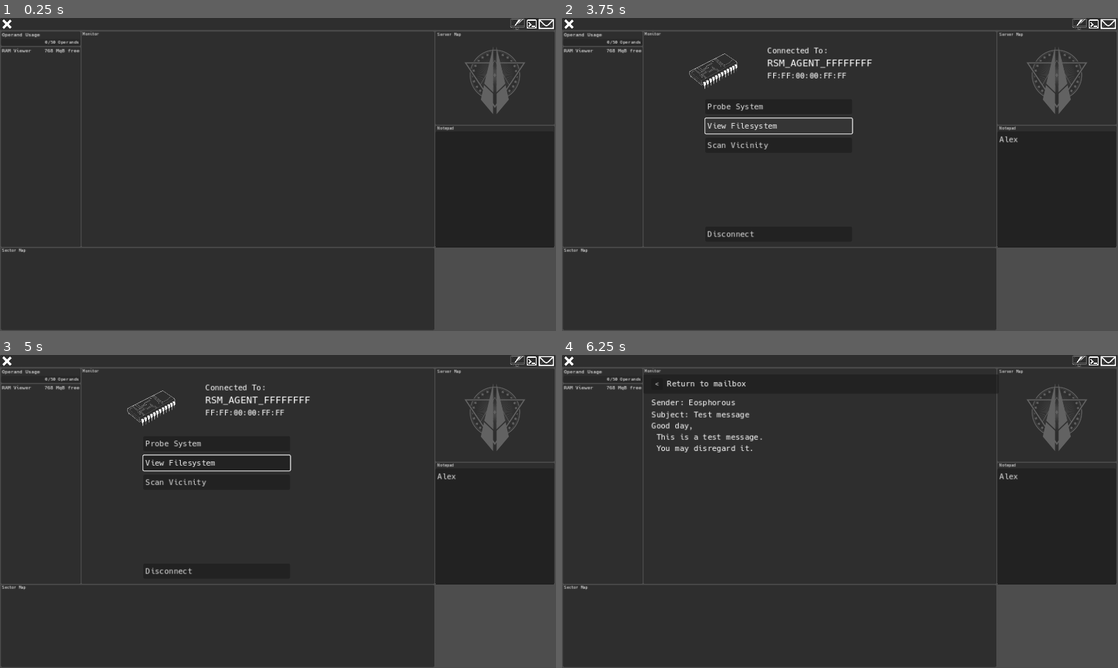
Above: before the commit, frames 1-4 (two rows, left to right).
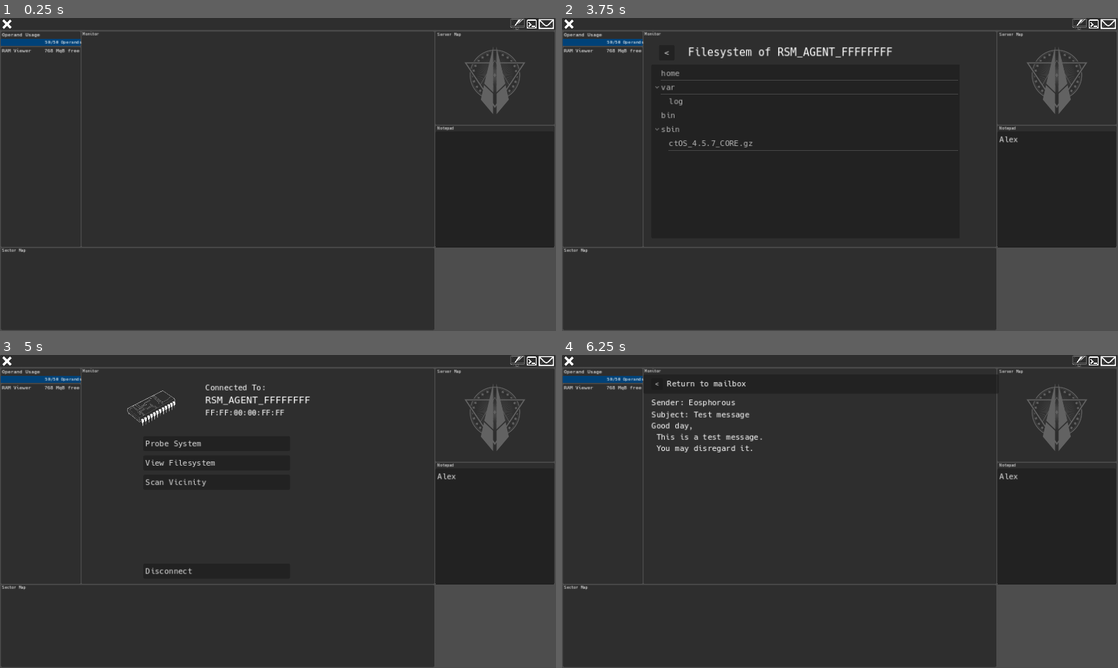
Above: after the commit, the same moments.

Repository: pivinx1/canon
Game: Godot game, scene res://scenes/game.tscn
The game is run twice, just before and just after one commit, with the same random seed, the same clock (stepped at 60 frames per second) and the same inputs. This scene is started directly instead of the project's main scene.
Inputs (mouse positions are in pixels of both pictures, inside the frame that each line leads up to):
- Up to frame 1 (0.25 s): no input
- Up to frame 2 (3.75 s): click (1056, 190) at 0.52 s; type "Alex" at 0.6 s; click (1095, 24) at 1.25 s; click (817, 237) at 2.02 s; type "12" at 2.1 s; click (1079, 24) at 2.75 s; click "View Filesystem" at 3.5 s
- Up to frame 3 (5 s): click (105, 389) at 4.25 s, where only the run after the commit has a clickable "<"
- Up to frame 4 (6.25 s): click (1106, 361) at 5 s; click "Eosphorous" at 5.75 s

The runs differ from the first frame. In frame 1, 0.3% of the frame differs, in the area x 0-15%, y 6-9%; in frame 2, 2.4%, in the area x 0-60%, y 6-70%; in frame 3, 0.6%; in frame 4, 0.3%.
Error before the commit: Invalid call. Nonexistent function 'ceil' in base 'int'. (res://scripts/OperandUsage.gd:14)

Commit message:
filesystems for agents and agent permamency

Diff:
--- a/MonitorView.gd
+++ b/MonitorView.gd
@@ -34,6 +34,14 @@
 	var packedConnection: PackedScene = preload("res://prefab/connection.tscn")
 	var connectionInstance: Node = packedConnection.instantiate()
 	viewport.add_child(connectionInstance)
+	connectionInstance.connect("openFsWindow", _on_open_fs_window)
+
+func _on_open_fs_window():
+	clearViewport()
+	var packedFsViewer: PackedScene = preload("res://prefab/filesystem.tscn")
+	var fsViewerInstance: Node = packedFsViewer.instantiate()
+	viewport.add_child(fsViewerInstance)
+	fsViewerInstance.connect("back", _on_connection_view_pressed)
 
 func clearViewport():
 	var children: Array[Node] = viewport.get_children()
--- /dev/null
+++ b/autoLoads/agentRegistry.gd
@@ -0,0 +1,62 @@
+extends Node
+
+var files = globaldata.loadFiles()
+
+var agentRegistry: Dictionary = {
+
+}
+
+var agentRegistryEntryPrefab = {
+	"hostname": "HOSTNAME",
+	"ports": [],
+	"filesystem": {
+			"home": {
+
+			},
+			"var": {
+				"log": {
+
+				}
+			},
+			"bin": {
+
+			},
+			"sbin": {
+				"ctOS_4.5.7_CORE.gz": files["ctos_agent"]["content"]
+			}
+	}
+}
+
+var sanctifierRegistryEntryPrefab = {
+	"hostname": "HOSTNAME",
+	"ports": [],
+	"filesystem": {
+			"home": {
+
+			},
+			"var": {
+				"log": {
+
+				}
+			},
+			"bin": {
+
+			},
+			"sbin": {
+				"ctOS_4.6.1_R2_SCALE.gz": files["ctos_sanctifier"]["content"]
+			}
+	}
+}
+
+func registerAgent(type: String, hostname: String, address: String, ports: Array[int] = [22, 21, 121]):
+	match type:
+		"agent":
+			var entry = agentRegistryEntryPrefab
+			entry["hostname"] = hostname
+			entry["ports"] = ports
+			agentRegistry[address] = entry
+		"sanctifier":
+			var entry = sanctifierRegistryEntryPrefab
+			entry["hostname"] = hostname
+			entry["ports"] = ports
+			agentRegistry[address] = entry
--- a/autoLoads/globaldata.gd
+++ b/autoLoads/globaldata.gd
@@ -1,6 +1,9 @@
 extends Node
 
 var rng = RandomNumberGenerator.new()
+
+var fileRegistry: String = "res://staticData/files.json"
+var files: Dictionary = loadFiles()
 
 var currentSector: String = "reversetower"
 
@@ -24,7 +27,23 @@
 var connectionDict: Dictionary = {
 	"hostname": "RSM_AGENT_FFFFFFFF",
 	"address": "FF:FF:00:00:FF:FF",
-	"ports": [21, 22, 121, 389]
+	"ports": [21, 22, 121, 389],
+	"filesystem": {
+			"home": {
+
+			},
+			"var": {
+				"log": {
+
+				}
+			},
+			"bin": {
+
+			},
+			"sbin": {
+				"ctOS_4.5.7_CORE.gz": files["ctos_agent"]["content"]
+			}
+	}
 }
 
 const musicDict: Dictionary = {
@@ -85,3 +104,18 @@
 			"sanctifier":
 				const fullAgentNamePlaceholder = "{type}_{name}"
 				return fullAgentNamePlaceholder.format({"type": miscAgentNamingParts[agentType], "name": agentName})
+
+func loadJSON(path: String):
+	if FileAccess.file_exists(path):
+		var dataFile = FileAccess.open(path, FileAccess.READ)
+
+		var parsedResult = JSON.parse_string(dataFile.get_as_text())
+		if parsedResult is Dictionary:
+			return parsedResult
+		else:
+			print("Error reading file")
+	else:
+		print("File doesn't exist")
+
+func loadFiles():
+	return loadJSON(fileRegistry)
--- a/autoLoads/playerData.gd
+++ b/autoLoads/playerData.gd
@@ -1,4 +1,6 @@
 extends Node
+
+var files = globaldata.files
 
 var playerInfoDict: Dictionary = {
 	"playerName": "",
@@ -27,6 +29,10 @@
 
 	},
 	"sbin": {
-
+		"ctOS_4.6.1_R2_SCALE.elf.gz": files["ctos_sanctifier"]["content"],
+		"networkd": {
+			"netdrv.sys": files["sanctifier_netdrv"],
+			"eno0.cfg": "hwaddr: %s\ndriver: virtio-net"
+		}
 	}
 }
--- a/prefab/connection.tscn
+++ b/prefab/connection.tscn
@@ -96,3 +96,5 @@
 text = "Disconnect
 "
 alignment = 0
+
+[connection signal="pressed" from="Filesystem" to="." method="_on_filesystem_pressed"]
--- /dev/null
+++ b/prefab/filesystem.tscn
@@ -0,0 +1,44 @@
+[gd_scene load_steps=3 format=3 uid="uid://cnrqgau0vljdd"]
+
+[ext_resource type="Theme" uid="uid://yihqjdsgadyv" path="res://theme.tres" id="1_4tmla"]
+[ext_resource type="Script" path="res://scripts/filesystem/filesystem.gd" id="2_gvuq6"]
+
+[node name="Filesystem" type="Control"]
+layout_mode = 3
+anchors_preset = 15
+anchor_right = 1.0
+anchor_bottom = 1.0
+offset_right = -415.0
+offset_bottom = -214.0
+grow_horizontal = 2
+grow_vertical = 2
+theme = ExtResource("1_4tmla")
+script = ExtResource("2_gvuq6")
+
+[node name="Label" type="Label" parent="."]
+layout_mode = 0
+offset_left = 92.0
+offset_top = 16.0
+offset_right = 588.0
+offset_bottom = 48.0
+theme_override_font_sizes/font_size = 22
+text = "Filesystem of HOSTNAME"
+vertical_alignment = 1
+
+[node name="FSTree" type="Tree" parent="."]
+layout_mode = 0
+offset_left = 16.0
+offset_top = 56.0
+offset_right = 656.0
+offset_bottom = 416.0
+hide_root = true
+
+[node name="Back" type="Button" parent="."]
+layout_mode = 0
+offset_left = 32.0
+offset_top = 16.0
+offset_right = 64.0
+offset_bottom = 48.0
+text = "<"
+
+[connection signal="pressed" from="Back" to="." method="_on_back_pressed"]
--- a/project.godot
+++ b/project.godot
@@ -19,6 +19,7 @@
 
 globaldata="*res://autoLoads/globaldata.gd"
 playerdata="*res://autoLoads/playerData.gd"
+agentregistry="*res://autoLoads/agentRegistry.gd"
 
 [display]
 
--- a/scenes/game.tscn
+++ b/scenes/game.tscn
@@ -246,6 +246,7 @@
 offset_top = 12.0
 offset_right = 246.0
 offset_bottom = 253.0
+wrap_mode = 1
 
 [connection signal="play" from="." to="AudioStreamPlayer" method="_play"]
 [connection signal="exit" from="Toolbar" to="." method="_on_toolbar_exit"]
--- a/scripts/OperandUsage.gd
+++ b/scripts/OperandUsage.gd
@@ -9,7 +9,10 @@
 	var operandPool: int = playerdata.playerStats["operandPool"]
 	var operandUsage: int = playerdata.playerStats["operandUsage"]
 	var percentageEx: int = ex.parse("(x / y) * 100", ["x", "y"])
+	print(percentageEx)
 	var percentage = ex.execute([operandUsage, operandPool])
+	print(percentage)
 
-	progressbar.value = percentage.ceil()
+	progressbar.value = percentage
+	print(progressbar.value)
 	usageLabel.set_text("{usage}/{pool} Operands".format({"usage": str(operandUsage), "pool": str(operandPool)}))
--- a/scripts/RegisterScreen.gd
+++ b/scripts/RegisterScreen.gd
@@ -3,6 +3,7 @@
 signal mainMenuShow
 
 var playerInfo = playerdata.playerInfoDict
+var playerFs = playerdata.playerFs
 
 @onready var playerGenderField = $NameBlock/GenderPicker
 @onready var playerNameField = $NameBlock/NameLineEdit
@@ -40,4 +41,5 @@
 	playerInfo["playerMac"] = globaldata.generateMacAddr()
 	playerInfo["playerHostname"] = globaldata.generateHostname("reversetower", "sanctifier", playerInfo["playerName"].replace(" ", ""))
 	print("Player's MAC address is %s" % playerInfo["playerMac"])
+	playerFs["sbin"]["networkd"]["eno0.cfg"] = playerFs["sbin"]["networkd"]["eno0.cfg"] % playerInfo["playerMac"]
 	get_tree().change_scene_to_file("res://scenes/game.tscn")
--- a/scripts/connection/connection.gd
+++ b/scripts/connection/connection.gd
@@ -1,4 +1,6 @@
 extends Control
+
+signal openFsWindow
 
 var connectionDetails: Dictionary
 
@@ -10,3 +12,8 @@
 	connectionDetails = globaldata.connectionDict
 	addressField.text = connectionDetails["address"]
 	hostnameField.text = connectionDetails["hostname"]
+
+
+
+func _on_filesystem_pressed():
+	openFsWindow.emit()
--- /dev/null
+++ b/scripts/filesystem/filesystem.gd
@@ -0,0 +1,39 @@
+extends Control
+
+signal back
+
+@onready var tree: Tree = $FSTree
+@onready var label: Label = $Label
+var connectionFs: Dictionary = globaldata.connectionDict["filesystem"]
+
+# Called when the node enters the scene tree for the first time.
+func _ready():
+	label.set_text("Filesystem of %s" % globaldata.connectionDict["hostname"])
+	scanFilesystem()
+
+
+# Called every frame. 'delta' is the elapsed time since the previous frame.
+func _process(delta):
+	pass
+
+func scanFilesystem():
+	tree.create_item()
+	populate_tree(tree, connectionFs)
+
+func populate_tree(tree: Tree, dictionary: Dictionary, parent: TreeItem = null) -> void:
+	for key in dictionary.keys():
+		var value = dictionary[key]
+		var item: TreeItem
+		if parent == null:
+			item = tree.create_item()
+		else:
+			item = tree.create_item(parent)
+		item.set_text(0, key)
+		if typeof(value) == TYPE_DICTIONARY:
+			populate_tree(tree, value, item)
+		else:
+			item.set_metadata(0, value)  # Optional: store the value in metadata for future use
+
+
+func _on_back_pressed():
+	back.emit()
--- a/scripts/terminal/terminal.gd
+++ b/scripts/terminal/terminal.gd
@@ -24,6 +24,7 @@
 			var agentArray: Array = globaldata.generateAgent(globaldata.currentSector, "generic")
 			globaldata.connectionDict["hostname"] = agentArray[0]
 			globaldata.connectionDict["address"] = agentArray[1]
+			agentregistry.registerAgent("agent", agentArray[0], agentArray[1])
 			echo("Found Agent " + agentArray[0] + " with address " + agentArray[1])
 		"connect":
 			var targetMac: String = slicedCommand[1]
@@ -31,5 +32,14 @@
 				var connection = globaldata.connectionDict
 				connection["hostname"] = playerdata.playerInfoDict["playerHostname"]
 				connection["address"] = playerdata.playerInfoDict["playerMac"]
+				connection["filesystem"] = playerdata.playerFs
+			else:
+				if agentregistry.agentRegistry.has(targetMac):
+					var connection = globaldata.connectionDict
+					connection["hostname"] = agentregistry.agentRegistry[targetMac]["hostname"]
+					connection["address"] = targetMac
+					connection["filesystem"] = agentregistry.agentRegistry[targetMac]["filesystem"]
+				else:
+					echo("Failed to connect: Could not find host at " + targetMac)
 		_:
 			echo("No such command " + command + " - Check syntax and retry.")
--- /dev/null
+++ b/staticData/files.json
@@ -0,0 +1,12 @@
+{
+	"ctos_agent": {
+		"content": "101000100011001111101101010101110110001001\n11011101111011001111110011011101010010110100011101111011000000\n1110101001001110011101010100100001110111\n00010101001011011011011110101010110000011100001011110100100100011\n0011100110011110111110111011100100100000110101000110110001111010100111000\n0001011000011000011101011010111110011011110011101\n11100111100110010001011111001011111011101011101001010111010001101010001101010011010100011011100000110\n00110110101100010000110010011110111010101101100001101101000100011100111011000101"
+	},
+	"ctos_sanctifier": {
+		"content": "100000111111110010011001011111111001101010\n10111000100111101100000001011001011110110110010101110101101111\n0001001110001101010100111000110110001111101100\n011110111101101011010110110101110101010000010110011110001\n1111011100101110010110001101001011100111100101011001011111000000111111000010010\n1000100101101111000111100010010010001110101000110111000010000100000110011\n11000001111010110001111101010000111000100100111011110101001111001011101010000\n1101110110000011010010011001111001100110101101010111100000100010001001111000"
+	},
+	"sanctifier_netdrv": {
+		"content": "01001111010110010011001111100010111000010000000010010100\n111111001010100001000111010011101010000100110110111101100000101\n1101000101010010111101110101100001000010001111000001001010001011011000001
+"
+	}
+}
--- a/staticData/predefinedNodes.json
+++ b/staticData/predefinedNodes.json
@@ -11,4 +11,10 @@
 		"sector": "rossum",
 		"address": "random"
 	},
+	"turing": {
+		"type": "admin",
+		"name": "Turing",
+		"sector": "rossum",
+		"address": "random"
+	}
 }
